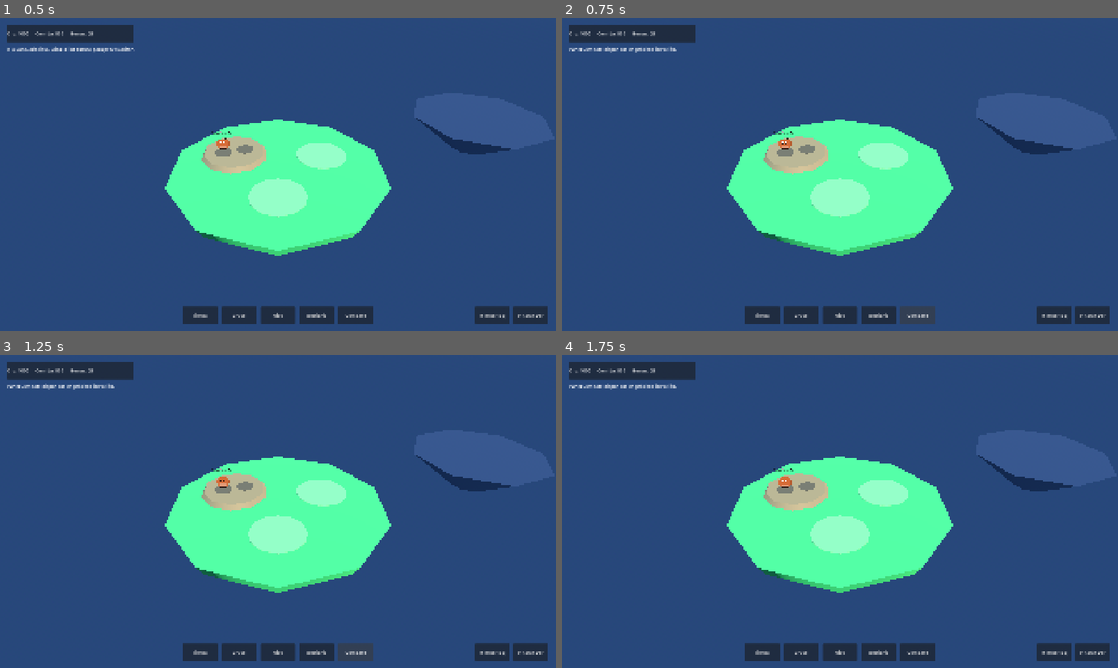
Above: before the commit, frames 1-4 (two rows, left to right).
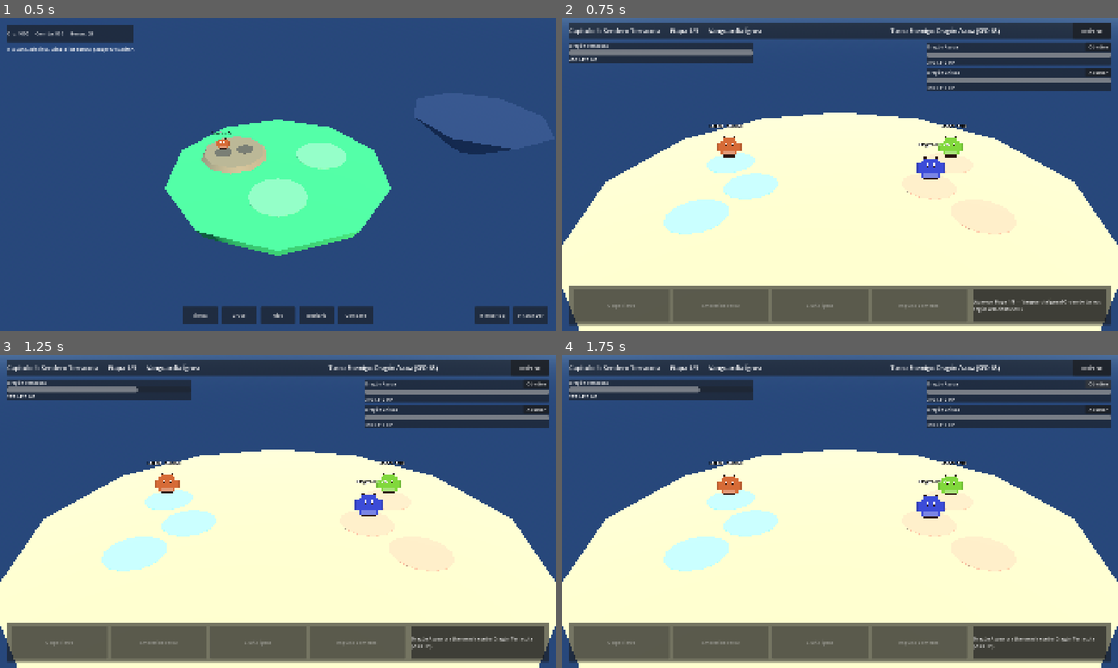
Above: after the commit, the same moments.

Repository: recab535/VJdeRecab
Game: Godot game, scene res://scenes/main.tscn
The game is run twice, just before and just after one commit, with the same random seed, the same clock (stepped at 60 frames per second) and the same inputs.
Inputs (mouse positions are in pixels of both pictures, inside the frame that each line leads up to):
- Up to frame 1 (0.5 s): no input
- Up to frame 2 (0.75 s): click "Combate" at 0.5 s
- Up to frame 3 (1.25 s): no input
- Up to frame 4 (1.75 s): click (1095, 383) at 1.25 s, where only the run after the commit has a clickable "Objetivo"

Frame 1 is identical in both runs. In frame 2, 72% of the frame differs, in the area x 0-100%, y 0-100%; in frame 3, 72%; in frame 4, 72%.

Commit message:
Auto-noche: Motor de combate por turnos y Capítulo 1 PvE

Diff:
--- a/ESTADO_AGENTES.json
+++ b/ESTADO_AGENTES.json
@@ -13,6 +13,6 @@
     "G1": "Tarea 2: Documentadas en docs/game_design_base.md (Sección 9) las 3 etapas del Capítulo 1 PvE (Sendero Terracota) y recompensas de Oro/Comida/Gemas.",
     "G2": "Tarea 2: Documentada en docs/contrato_datos_godot.md (Sección 5) la matriz 9x9 de multiplicadores_elementales (2.0 crítico, 0.5 resistente, 1.0 neutro).",
     "A1": "Tarea 3: Creada escena 2.5D scenes/combat/combat_arena.tscn con 3 marcadores aliados, 3 enemigos, barras de HP por unidad y panel inferior de ataques elementales.",
-    "A2": "Tarea 3: Implementado scripts/combat/combat_arena.gd con instanciación de Dragon2D en los slots, actualización de HP, selección de objetivo y señales de ataque elemental."
+    "A2": "Tarea 4: Implementado motor de combate por turnos scripts/systems/combat_manager.gd (hp_base, atk_base, spd_base, multiplicadores elementales), recompensas y avance de capítulo en game_core.gd, y conexión al botón Combate en main.gd y combat_arena.tscn."
   }
 }
--- a/scenes/combat/combat_arena.tscn
+++ b/scenes/combat/combat_arena.tscn
@@ -1,6 +1,7 @@
-[gd_scene load_steps=13 format=3]
+[gd_scene load_steps=14 format=3]
 
 [ext_resource type="Script" path="res://scripts/combat/combat_arena.gd" id="1_arena"]
+[ext_resource type="Script" path="res://scripts/systems/combat_manager.gd" id="2_combat_mgr"]
 
 [sub_resource type="ProceduralSkyMaterial" id="ProceduralSkyMaterial_Arena"]
 sky_top_color = Color(0.32, 0.45, 0.72, 1)
@@ -65,6 +66,9 @@
 
 [node name="CombatArena" type="Node3D"]
 script = ExtResource("1_arena")
+
+[node name="CombatManager" type="Node" parent="."]
+script = ExtResource("2_combat_mgr")
 
 [node name="WorldEnvironment" type="WorldEnvironment" parent="."]
 environment = SubResource("Environment_Arena")
--- a/scripts/autoload/game_core.gd
+++ b/scripts/autoload/game_core.gd
@@ -162,6 +162,45 @@
 	_emit_resources()
 
 
+func grant_combat_rewards(oro: int, comida: int, gemas: int = 0, next_chapter: int = -1) -> Dictionary:
+	var res: Dictionary = get_resources()
+	res["oro"] = int(res.get("oro", 0)) + maxi(0, oro)
+	res["comida"] = int(res.get("comida", 0)) + maxi(0, comida)
+	res["gemas"] = int(res.get("gemas", 0)) + maxi(0, gemas)
+	player_state["recursos"] = res
+
+	var current_chapter: int = int(player_state.get("capitulo_pve_actual", 1))
+	if next_chapter > current_chapter:
+		player_state["capitulo_pve_actual"] = next_chapter
+
+	save_game()
+	_emit_resources()
+	return {
+		"oro": maxi(0, oro),
+		"comida": maxi(0, comida),
+		"gemas": maxi(0, gemas),
+		"capitulo_pve_actual": int(player_state.get("capitulo_pve_actual", 1))
+	}
+
+
+func get_elemental_multiplier(atk_elem_id: int, def_species: Dictionary) -> float:
+	var atk_key: String = str(atk_elem_id)
+	var row: Dictionary = multiplicadores.get(atk_key, {})
+	if row.is_empty():
+		return 1.0
+
+	var prim_id: int = int(def_species.get("elemento_primario_id", 1))
+	var mult: float = float(row.get(str(prim_id), 1.0))
+
+	var sec_var: Variant = def_species.get("elemento_secundario_id", null)
+	if sec_var != null:
+		var sec_id: int = int(sec_var)
+		if sec_id > 0:
+			mult *= float(row.get(str(sec_id), 1.0))
+
+	return mult
+
+
 func build_habitat(slot_index: int, elemento_id: int = 1, cost_oro: int = HABITAT_COST_ORO) -> Dictionary:
 	var res: Dictionary = get_resources()
 	var oro_actual: int = int(res.get("oro", 0))
--- a/scripts/combat/combat_arena.gd
+++ b/scripts/combat/combat_arena.gd
@@ -30,6 +30,8 @@
 @onready var ally_hp_list: VBoxContainer = %AllyHpList
 @onready var enemy_hp_list: VBoxContainer = %EnemyHpList
 @onready var attack_buttons_container: HBoxContainer = %AttackButtonsContainer
+@onready var combat_manager: CombatManager = $CombatManager
+@onready var arena_camera: Camera3D = $Camera3D
 
 var _ally_dragons: Array[Dragon2D] = []
 var _enemy_dragons: Array[Dragon2D] = []
@@ -47,7 +49,10 @@
 	_bind_attack_buttons()
 
 	if not _teams_initialized:
-		_setup_demo_preview()
+		if has_node("/root/GameCore") and combat_manager:
+			combat_manager.start_chapter(1, self)
+		else:
+			_setup_demo_preview()
 
 
 func _bind_hp_cards() -> void:
--- a/scripts/main.gd
+++ b/scripts/main.gd
@@ -4,14 +4,17 @@
 
 const HABITAT_SCENE: PackedScene = preload("res://scenes/world/habitat_base.tscn")
 const DRAGON_SCENE: PackedScene = preload("res://scenes/dragons/dragon_2d.tscn")
+const COMBAT_ARENA_SCENE: PackedScene = preload("res://scenes/combat/combat_arena.tscn")
 
 @onready var camera_rig: CameraRig = $CameraRig
 @onready var hud: HudBasic = $HUD
+@onready var isla_inicial: Node3D = $IslaInicial
 @onready var isla_bloqueada: LockedIsland = $IslaBloqueadaPreview
 @onready var slots_container: Node3D = $IslaInicial/SlotsConstruibles
 @onready var bestiario_panel: BestiarioPanel = $HUD/RootControl/BestiarioPanel
 
 var _built_habitats: Dictionary = {}
+var _active_combat_arena: CombatArena = null
 
 
 func _ready() -> void:
@@ -117,8 +120,56 @@
 			if bestiario_panel:
 				bestiario_panel.open_bestiario()
 				hud.show_status_message("Bestiario abierto.")
+		"Combate":
+			_open_combat_arena()
 		_:
 			hud.show_status_message("Panel %s disponible en próxima iteración." % panel_name)
+
+
+func _open_combat_arena() -> void:
+	if is_instance_valid(_active_combat_arena):
+		return
+
+	_active_combat_arena = COMBAT_ARENA_SCENE.instantiate() as CombatArena
+	add_child(_active_combat_arena)
+
+	if isla_inicial:
+		isla_inicial.visible = false
+	if isla_bloqueada:
+		isla_bloqueada.visible = false
+	hud.visible = false
+	if camera_rig and camera_rig.camera:
+		camera_rig.camera.current = false
+	if _active_combat_arena.arena_camera:
+		_active_combat_arena.arena_camera.current = true
+
+	if _active_combat_arena.combat_manager:
+		_active_combat_arena.combat_manager.combat_finished.connect(_on_combat_finished)
+	else:
+		_active_combat_arena.retreat_requested.connect(func() -> void: _on_combat_finished(false, {}))
+
+
+func _on_combat_finished(victory: bool, rewards: Dictionary) -> void:
+	if is_instance_valid(_active_combat_arena):
+		_active_combat_arena.queue_free()
+		_active_combat_arena = null
+
+	if isla_inicial:
+		isla_inicial.visible = true
+	if isla_bloqueada:
+		isla_bloqueada.visible = true
+	hud.visible = true
+	if camera_rig and camera_rig.camera:
+		camera_rig.camera.current = true
+
+	if victory:
+		hud.show_status_message("¡Capítulo 1 superado! +%d Oro, +%d Comida, +%d Gemas." % [
+			int(rewards.get("oro", 0)),
+			int(rewards.get("comida", 0)),
+			int(rewards.get("gemas", 0))
+		])
+	else:
+		hud.show_status_message("Combate finalizado. Regresaste a la isla.")
 
 
 func _find_next_free_slot() -> int:
--- /dev/null
+++ b/scripts/systems/combat_manager.gd
@@ -0,0 +1,374 @@
+extends Node
+class_name CombatManager
+
+## Motor de combate por turnos 3v3 para la campaña PvE.
+## Usa hp_base, atk_base, spd_base y multiplicadores elementales de GameCore.
+
+signal combat_finished(victory: bool, rewards: Dictionary)
+
+const CHAPTER_1_STAGES: Array[Dictionary] = [
+	{
+		"titulo": "Etapa 1/3 — Vanguardia Ígnea",
+		"enemigos": [
+			{"especie_id": 2, "nivel": 1},
+			{"especie_id": 5, "nivel": 1}
+		],
+		"recompensa": {"oro": 150, "comida": 75, "gemas": 0}
+	},
+	{
+		"titulo": "Etapa 2/3 — Cañón Volcánico",
+		"enemigos": [
+			{"especie_id": 9, "nivel": 2},
+			{"especie_id": 10, "nivel": 2}
+		],
+		"recompensa": {"oro": 250, "comida": 125, "gemas": 0}
+	},
+	{
+		"titulo": "Etapa 3/3 — Guardián del Sendero (Jefe)",
+		"enemigos": [
+			{"especie_id": 1, "nivel": 2},
+			{"especie_id": 9, "nivel": 3},
+			{"especie_id": 2, "nivel": 3}
+		],
+		"recompensa": {"oro": 400, "comida": 200, "gemas": 5}
+	}
+]
+
+const ELEMENT_ATTACK_NAMES: Dictionary = {
+	1: "Golpe Terracota",
+	2: "Llamarada",
+	3: "Torrente",
+	4: "Látigo Cepa",
+	5: "Descarga",
+	6: "Aliento Gélido",
+	7: "Impacto Férreo",
+	8: "Pulso Umbrío",
+	9: "Destello Astral"
+}
+
+var _arena: CombatArena = null
+var _core: Node = null
+var _chapter_id: int = 1
+var _stages: Array[Dictionary] = []
+var _stage_index: int = 0
+var _ally_units: Array[Dictionary] = []
+var _enemy_units: Array[Dictionary] = []
+var _turn_queue: Array[Dictionary] = []
+var _turn_cursor: int = 0
+var _active_unit: Dictionary = {}
+var _waiting_player_input: bool = false
+var _combat_active: bool = false
+var _accumulated_rewards: Dictionary = {"oro": 0, "comida": 0, "gemas": 0}
+
+
+func start_chapter(chapter_id: int, arena: CombatArena) -> void:
+	_arena = arena
+	_chapter_id = chapter_id
+	_core = get_node_or_null("/root/GameCore")
+	if _arena == null or _core == null:
+		push_error("[CombatManager] Falta CombatArena o GameCore para iniciar combate.")
+		return
+
+	if not _arena.attack_selected.is_connected(_on_arena_attack_selected):
+		_arena.attack_selected.connect(_on_arena_attack_selected)
+	if not _arena.retreat_requested.is_connected(_on_arena_retreat_requested):
+		_arena.retreat_requested.connect(_on_arena_retreat_requested)
+
+	_stages = CHAPTER_1_STAGES.duplicate(true)
+	_stage_index = 0
+	_accumulated_rewards = {"oro": 0, "comida": 0, "gemas": 0}
+	_combat_active = true
+	_waiting_player_input = false
+
+	_ally_units = _build_player_team()
+	_load_current_stage()
+
+
+func _build_player_team() -> Array[Dictionary]:
+	var team: Array[Dictionary] = []
+	var owned: Array = _core.player_state.get("dragones", [])
+	for i: int in range(mini(3, owned.size())):
+		var d: Variant = owned[i]
+		if d is Dictionary:
+			var sp_id: int = int(d.get("especie_id", 1))
+			var lvl: int = maxi(1, int(d.get("nivel", 1)))
+			var etapa: String = str(d.get("etapa", "cria"))
+			team.append(_create_unit(sp_id, lvl, etapa, true, team.size()))
+
+	if team.is_empty():
+		team.append(_create_unit(1, 1, "cria", true, 0))
+	return team
+
+
+func _create_unit(species_id: int, nivel: int, etapa: String, is_ally: bool, slot_idx: int) -> Dictionary:
+	var sp: Dictionary = _core.get_species(species_id)
+	var scale: float = 1.0 + float(nivel - 1) * 0.15
+	var max_hp: int = maxi(10, int(round(float(sp.get("hp_base", 100)) * scale)))
+	var atk: int = maxi(5, int(round(float(sp.get("atk_base", 20)) * scale)))
+	var spd: int = maxi(5, int(round(float(sp.get("spd_base", 15)) * scale)))
+
+	return {
+		"especie_id": species_id,
+		"nombre": str(sp.get("nombre", "Dragón")),
+		"sprite_prefijo": str(sp.get("sprite_prefijo", "dragon_terracota")),
+		"etapa": etapa,
+		"nivel": nivel,
+		"hp": max_hp,
+		"max_hp": max_hp,
+		"atk": atk,
+		"spd": spd,
+		"elemento_primario_id": int(sp.get("elemento_primario_id", 1)),
+		"elemento_secundario_id": sp.get("elemento_secundario_id", null),
+		"elementos": sp.get("elementos", [1]),
+		"species_data": sp,
+		"is_ally": is_ally,
+		"slot_index": slot_idx
+	}
+
+
+func _load_current_stage() -> void:
+	if not _combat_active or _stage_index >= _stages.size():
+		return
+
+	var stage: Dictionary = _stages[_stage_index]
+	_enemy_units.clear()
+	var enemies_cfg: Array = stage.get("enemigos", [])
+	for i: int in range(mini(3, enemies_cfg.size())):
+		var e_cfg: Dictionary = enemies_cfg[i]
+		var sp_id: int = int(e_cfg.get("especie_id", 2))
+		var lvl: int = int(e_cfg.get("nivel", 1))
+		var etapa: String = "cria" if lvl <= 1 else ("joven" if lvl == 2 else "adulto")
+		_enemy_units.append(_create_unit(sp_id, lvl, etapa, false, i))
+
+	_arena.set_arena_title("Capítulo %d: Sendero Terracota — %s" % [_chapter_id, str(stage.get("titulo", ""))])
+	_arena.setup_teams(_ally_units, _enemy_units)
+	_arena.set_attack_buttons_enabled(false)
+	_arena.set_combat_log("¡Aparece %s! Orden de turnos según velocidad (SPD)." % str(stage.get("titulo", "la oleada")))
+
+	_rebuild_turn_queue()
+	_advance_turn()
+
+
+func _rebuild_turn_queue() -> void:
+	_turn_queue.clear()
+	for u: Dictionary in _ally_units:
+		if int(u.get("hp", 0)) > 0:
+			_turn_queue.append(u)
+	for u: Dictionary in _enemy_units:
+		if int(u.get("hp", 0)) > 0:
+			_turn_queue.append(u)
+
+	_turn_queue.sort_custom(func(a: Dictionary, b: Dictionary) -> bool:
+		var spd_a: int = int(a.get("spd", 0))
+		var spd_b: int = int(b.get("spd", 0))
+		if spd_a == spd_b:
+			return bool(a.get("is_ally", false)) and not bool(b.get("is_ally", false))
+		return spd_a > spd_b
+	)
+	_turn_cursor = 0
+
+
+func _advance_turn() -> void:
+	if not _combat_active:
+		return
+
+	if _all_defeated(_enemy_units):
+		_on_stage_cleared()
+		return
+	if _all_defeated(_ally_units):
+		_on_combat_defeat()
+		return
+
+	while _turn_cursor < _turn_queue.size():
+		var candidate: Dictionary = _turn_queue[_turn_cursor]
+		_turn_cursor += 1
+		if int(candidate.get("hp", 0)) > 0:
+			_start_unit_turn(candidate)
+			return
+
+	_rebuild_turn_queue()
+	if not _turn_queue.is_empty():
+		var first_unit: Dictionary = _turn_queue[0]
+		_turn_cursor = 1
+		_start_unit_turn(first_unit)
+
+
+func _start_unit_turn(unit: Dictionary) -> void:
+	_active_unit = unit
+	var is_ally: bool = bool(unit.get("is_ally", false))
+	if is_ally:
+		_waiting_player_input = true
+		_arena.set_turn_info("Turno Aliado: %s (SPD %d)" % [str(unit.get("nombre", "")), int(unit.get("spd", 0))])
+		_arena.set_attack_buttons(_build_attacks_for_unit(unit))
+		_arena.set_attack_buttons_enabled(true)
+	else:
+		_waiting_player_input = false
+		_arena.set_attack_buttons_enabled(false)
+		_arena.set_turn_info("Turno Enemigo: %s (SPD %d)" % [str(unit.get("nombre", "")), int(unit.get("spd", 0))])
+		_execute_enemy_turn(unit)
+
+
+func _build_attacks_for_unit(unit: Dictionary) -> Array[Dictionary]:
+	var attacks: Array[Dictionary] = []
+	var elems: Array = unit.get("elementos", [1])
+	for elem_var: Variant in elems:
+		var elem_id: int = int(elem_var)
+		var label: String = str(ELEMENT_ATTACK_NAMES.get(elem_id, "Ataque Elemental"))
+		attacks.append({"label": label, "element_id": elem_id, "disabled": false})
+
+	if attacks.size() < 2:
+		var prim_id: int = int(unit.get("elemento_primario_id", 1))
+		attacks.append({"label": "Embestida Feroz", "element_id": prim_id, "disabled": false})
+	return attacks
+
+
+func _on_arena_attack_selected(_attack_index: int, element_id: int) -> void:
+	if not _combat_active or not _waiting_player_input:
+		return
+
+	_waiting_player_input = false
+	_arena.set_attack_buttons_enabled(false)
+
+	var target_idx: int = _resolve_alive_enemy_index(_arena.get_selected_enemy_index())
+	if target_idx == -1:
+		_on_stage_cleared()
+		return
+	_arena.select_enemy_target(target_idx)
+
+	var target: Dictionary = _enemy_units[target_idx]
+	_apply_attack(_active_unit, target, element_id)
+	_arena.update_unit_hp(false, target_idx, int(target.get("hp", 0)), int(target.get("max_hp", 1)))
+
+	await get_tree().create_timer(0.55).timeout
+	if not _combat_active or not is_inside_tree():
+		return
+	_advance_turn()
+
+
+func _execute_enemy_turn(enemy: Dictionary) -> void:
+	await get_tree().create_timer(0.65).timeout
+	if not _combat_active or not is_inside_tree():
+		return
+
+	var alive_allies: Array[int] = []
+	for i: int in range(_ally_units.size()):
+		if int(_ally_units[i].get("hp", 0)) > 0:
+			alive_allies.append(i)
+
+	if alive_allies.is_empty():
+		_on_combat_defeat()
+		return
+
+	var target_idx: int = alive_allies[randi() % alive_allies.size()]
+	var target: Dictionary = _ally_units[target_idx]
+	var elem_id: int = int(enemy.get("elemento_primario_id", 1))
+	_apply_attack(enemy, target, elem_id)
+	_arena.update_unit_hp(true, target_idx, int(target.get("hp", 0)), int(target.get("max_hp", 1)))
+
+	await get_tree().create_timer(0.55).timeout
+	if not _combat_active or not is_inside_tree():
+		return
+	_advance_turn()
+
+
+func _apply_attack(attacker: Dictionary, defender: Dictionary, atk_elem_id: int) -> void:
+	var def_species: Dictionary = defender.get("species_data", {})
+	var mult: float = _core.get_elemental_multiplier(atk_elem_id, def_species)
+	var base_atk: float = float(attacker.get("atk", 20))
+	var variance: float = randf_range(0.92, 1.08)
+	var dmg: int = maxi(1, int(round(base_atk * mult * variance)))
+
+	var new_hp: int = maxi(0, int(defender.get("hp", 0)) - dmg)
+	defender["hp"] = new_hp
+
+	var eff_tag: String = ""
+	if mult >= 1.5:
+		eff_tag = " ¡Crítico elemental (x%.1f)!" % mult
+	elif mult <= 0.6:
+		eff_tag = " Poco efectivo (x%.2f)..." % mult
+
+	var atk_name: String = str(ELEMENT_ATTACK_NAMES.get(atk_elem_id, "Ataque"))
+	var ko_tag: String = " ¡%s fue derrotado!" % str(defender.get("nombre", "")) if new_hp <= 0 else ""
+	_arena.set_combat_log("%s usa %s contra %s (-%d HP).%s%s" % [
+		str(attacker.get("nombre", "Dragón")),
+		atk_name,
+		str(defender.get("nombre", "Objetivo")),
+		dmg,
+		eff_tag,
+		ko_tag
+	])
+
+
+func _resolve_alive_enemy_index(preferred_idx: int) -> int:
+	if preferred_idx >= 0 and preferred_idx < _enemy_units.size():
+		if int(_enemy_units[preferred_idx].get("hp", 0)) > 0:
+			return preferred_idx
+	for i: int in range(_enemy_units.size()):
+		if int(_enemy_units[i].get("hp", 0)) > 0:
+			return i
+	return -1
+
+
+func _all_defeated(units: Array[Dictionary]) -> bool:
+	for u: Dictionary in units:
+		if int(u.get("hp", 0)) > 0:
+			return false
+	return true
+
+
+func _on_stage_cleared() -> void:
+	var stage: Dictionary = _stages[_stage_index]
+	var reward: Dictionary = stage.get("recompensa", {})
+	_accumulated_rewards["oro"] = int(_accumulated_rewards.get("oro", 0)) + int(reward.get("oro", 0))
+	_accumulated_rewards["comida"] = int(_accumulated_rewards.get("comida", 0)) + int(reward.get("comida", 0))
+	_accumulated_rewards["gemas"] = int(_accumulated_rewards.get("gemas", 0)) + int(reward.get("gemas", 0))
+
+	_stage_index += 1
+	if _stage_index < _stages.size():
+		_arena.set_combat_log("¡Etapa superada! Preparando siguiente oleada...")
+		await get_tree().create_timer(1.0).timeout
+		if not _combat_active or not is_inside_tree():
+			return
+		_load_current_stage()
+	else:
+		_on_chapter_victory()
+
+
+func _on_chapter_victory() -> void:
+	_combat_active = false
+	_waiting_player_input = false
+	_arena.set_attack_buttons_enabled(false)
+
+	var oro: int = int(_accumulated_rewards.get("oro", 800))
+	var comida: int = int(_accumulated_rewards.get("comida", 400))
+	var gemas: int = int(_accumulated_rewards.get("gemas", 5))
+	var granted: Dictionary = _core.grant_combat_rewards(oro, comida, gemas, _chapter_id + 1)
+
+	_arena.set_turn_info("¡Victoria en Capítulo %d!" % _chapter_id)
+	_arena.set_combat_log("¡Capítulo %d completado! Recompensa: +%d Oro, +%d Comida, +%d Gemas." % [
+		_chapter_id, oro, comida, gemas
+	])
+
+	await get_tree().create_timer(1.6).timeout
+	if not is_inside_tree():
+		return
+	combat_finished.emit(true, granted)
+
+
+func _on_combat_defeat() -> void:
+	_combat_active = false
+	_waiting_player_input = false
+	_arena.set_attack_buttons_enabled(false)
+	_arena.set_turn_info("Derrota en Capítulo %d" % _chapter_id)
+	_arena.set_combat_log("Tu equipo ha caído. Entrena o cruza más dragones e inténtalo de nuevo.")
+
+	await get_tree().create_timer(1.5).timeout
+	if not is_inside_tree():
+		return
+	combat_finished.emit(false, {})
+
+
+func _on_arena_retreat_requested() -> void:
+	_combat_active = false
+	_waiting_player_input = false
+	combat_finished.emit(false, {})
Not shown, changed: ROADMAP_AUTO.md
